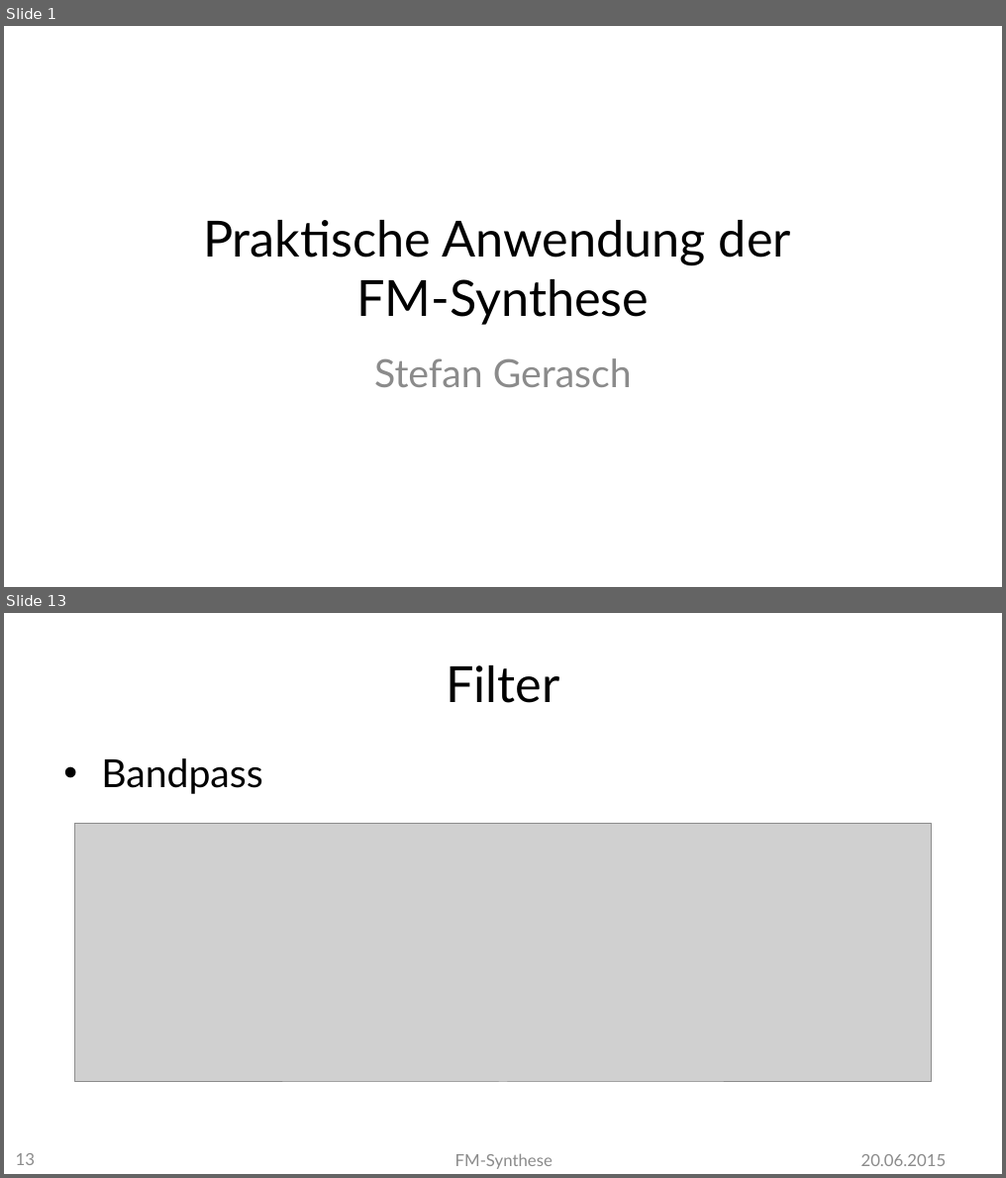
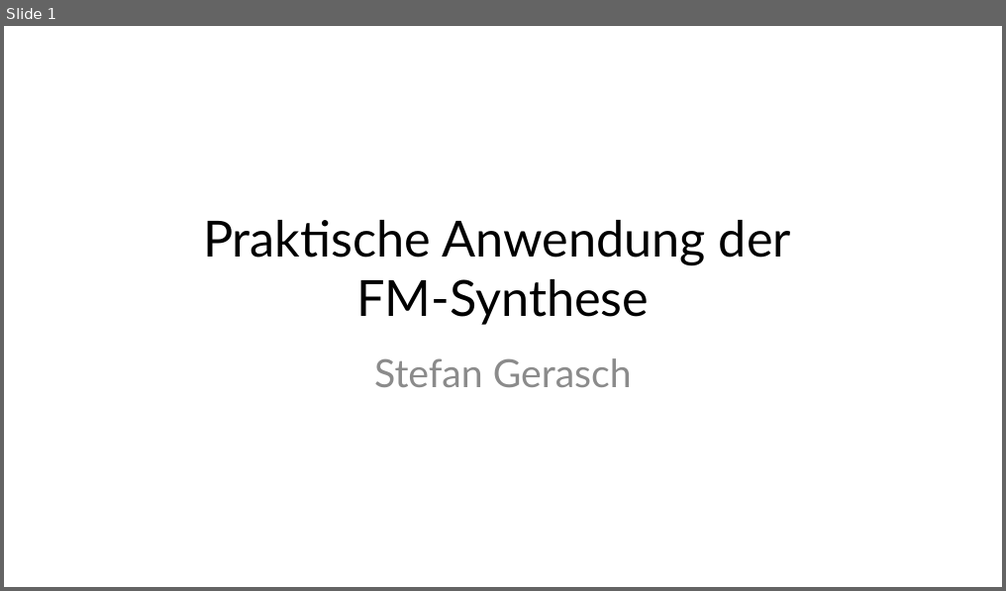
Before and after one commit to MBulli/VSeminar, a slide deck: Praesentation/FMSynthese-Gary.pptx. Shown one above the other, each under a label of ours: slides 1 and 13 before the commit, slide 1 after it; the slides between them are not shown. The pictures are 1006x1178 and 1006x591 pixels, drawn with LibreOffice and Linux fonts; fonts in the diff are those of the drawing; grey boxes stand for pictures; background and template pictures are left out. Boxes give left, top, right and bottom in pixels: in the first picture for what was removed or moved away, otherwise in the second. Text is boxed around its words. In the diff, an @@ line names an element or a change of style, - is before the commit and + after.

```diff
--- a/Praesentation/FMSynthese-Gary.pptx
+++ b/Praesentation/FMSynthese-Gary.pptx
@@ slide 13 removed at (x1=4, y1=613, x2=1002, y2=1174), background #FFFFFF @@
@@ title removed at (x1=446, y1=665, x2=559, y2=703) @@
-Filter
@@ text removed at (x1=101, y1=759, x2=263, y2=794) @@
-• Bandpass
@@ picture removed at (x1=75, y1=823, x2=931, y2=1082) @@
@@ page number removed at (x1=16, y1=1154, x2=35, y2=1165) @@
-13
@@ text removed at (x1=455, y1=1154, x2=552, y2=1169) @@
-FM-Synthese
@@ text removed at (x1=861, y1=1155, x2=946, y2=1166) @@
-20.06.2015
```
Also in this commit, not shown: 18 slides changed, 4 other slides removed, 6 other files.
